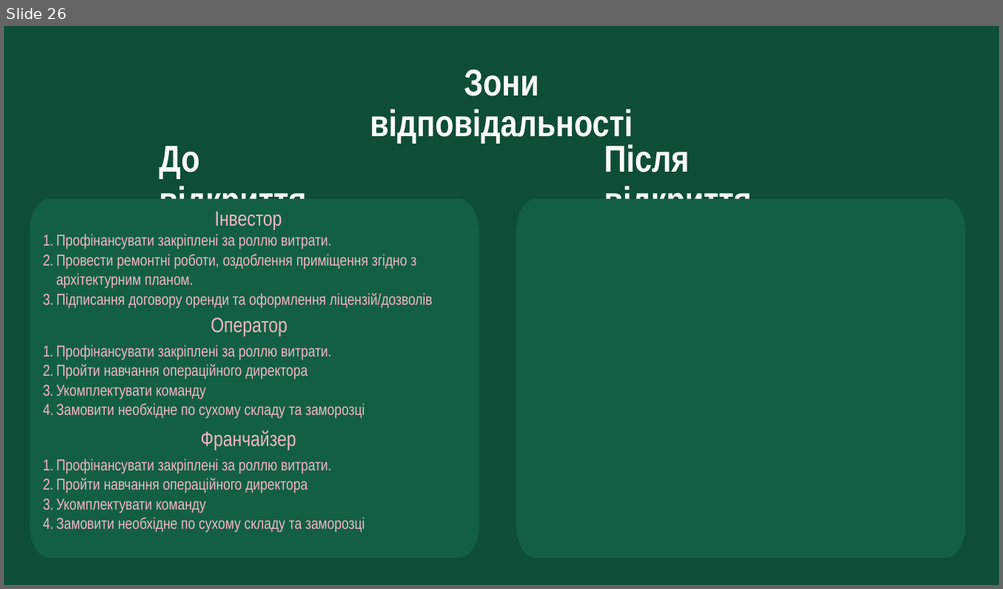
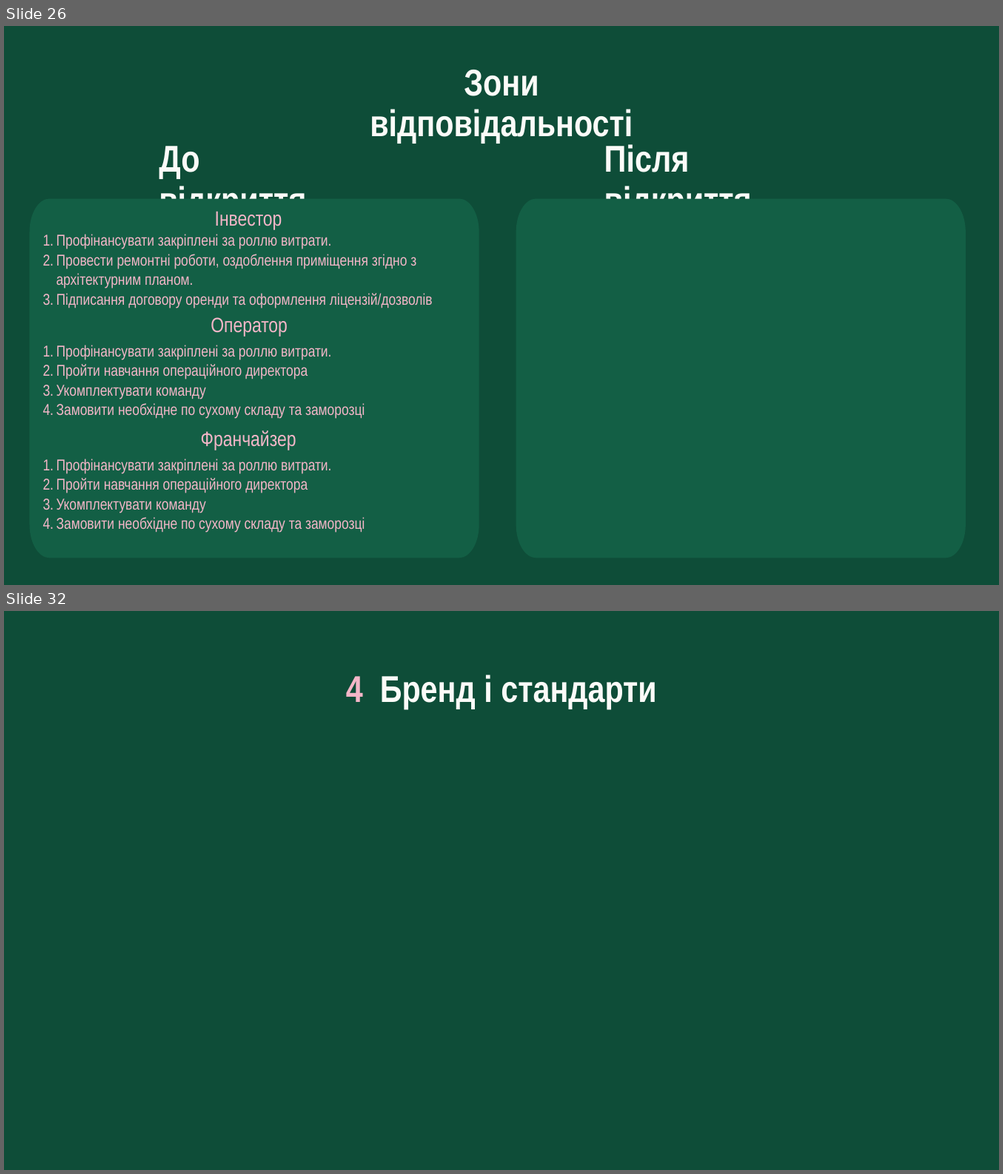
Before and after one commit to denfidiriv-cmyk/xcrypto, a slide deck: presentation_with_contract.pptx. Shown one above the other, each under a label of ours: slide 26 before the commit, slides 26 and 32 after it; the slides between them are not shown. The pictures are 1003x589 and 1003x1174 pixels, drawn with LibreOffice and Linux fonts; fonts in the diff are those of the drawing. Boxes give left, top, right and bottom in pixels: in the first picture for what was removed or moved away, otherwise in the second. Text is boxed around its words. In the diff, an @@ line names an element or a change of style, - is before the commit and + after.

```diff
--- a/presentation_with_contract.pptx
+++ b/presentation_with_contract.pptx
@@ slide 32 added at <box>4,611,999,1170</box>, background #0E4D38 @@
@@ text added at <box>346,675,656,709</box>, 54 pt, text #FBFBF8, bold @@
+4 Бренд і стандарти
```
Also in this commit, not shown: 2 slides changed, 7 other slides added, 3 slides removed.
